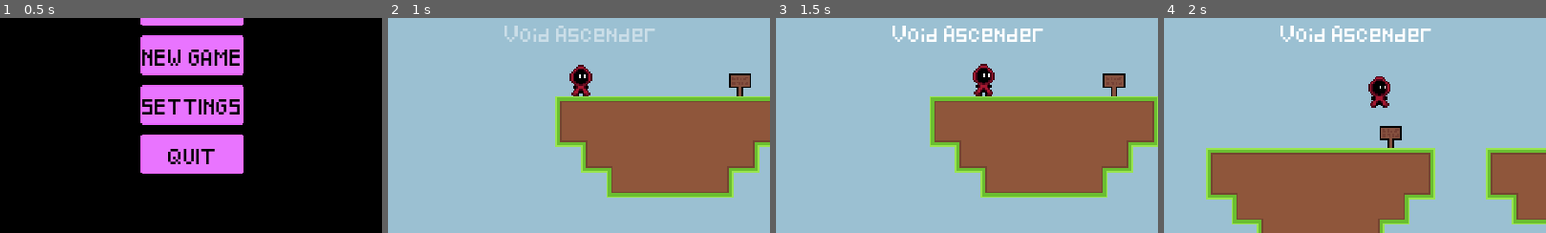
Above: before the commit, frames 1-4 (left to right).
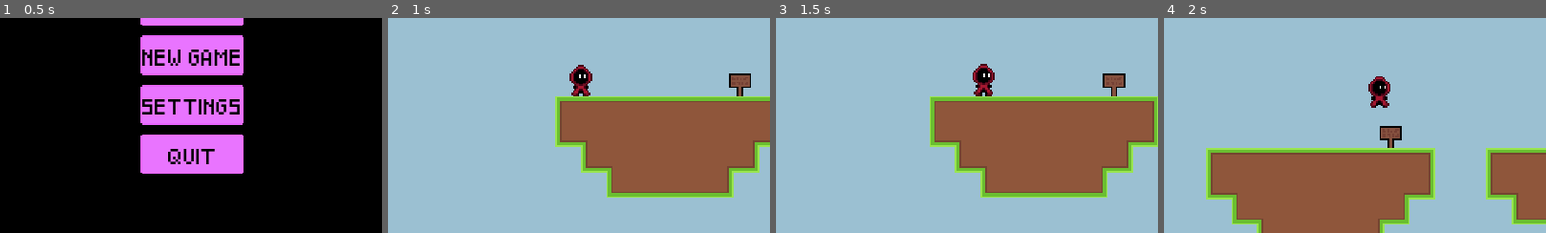
Above: after the commit, the same moments.

Repository: StormLight14/void-ascender
Game: Godot game, scene res://ui/menu/menu_ui.tscn
The game is run twice, just before and just after one commit, with the same random seed, the same clock (stepped at 60 frames per second) and the same inputs.
Inputs:
- Up to frame 1 (0.5 s): no input
- Up to frame 2 (1 s): click "NEW GAME" at 0.5 s
- Up to frame 3 (1.5 s): hold D (right) from 1.28 s (still down); hold Shift (climb) from 1.28 s (still down)
- Up to frame 4 (2 s): keep holding D (right); keep holding Shift (climb); tap Space (jump) at 1.52 s
The pictures show only the part of the screen within x 25-75%, y 36-86%; the shares and areas given below are measured in that part.

Frame 1 is identical in both runs. In frame 2, 1.1% of the frame differs, in the area x 30-70%, y 3-12%; in frame 3, 1.3%; in frame 4, 1.3%.
Error after the commit: Invalid access of index '0' on a base object of type: 'Array[String]'. (res://Global.gd:14)

Commit message:
separate event trigger nodes

Diff:
--- a/Global.gd
+++ b/Global.gd
@@ -10,7 +10,6 @@
 		get_tree().paused = false
 		%Sign.visible = false
 
-
 func broadcast(messages, seconds = 5, font_size = 8, offset = Vector2(0, -30)):
 	%BroadcastLabel.text = messages[0]
 	%BroadcastLabel.set("theme_override_font_sizes/font_size", font_size)
@@ -18,6 +17,9 @@
 	%BroadcastTimer.wait_time = seconds
 	%BroadcastTimer.start()
 	%AnimationPlayer.play("broadcast_fade_in")
+
+func show_hint(hint_message):
+	pass
 
 func show_sign_text(text):
 	%Sign.visible = true
--- /dev/null
+++ b/event_triggers/broadcast_trigger.gd
@@ -0,0 +1,15 @@
+extends Area2D
+
+@export var trigger_limit = 1
+@export var messages: Array[String] = []
+@export var broadcast_time = 0.0
+
+func _on_body_entered(body):
+	Global.broadcast(messages, broadcast_time) # messages, seconds, font size, offset
+
+	trigger_limit -= 1
+	if trigger_limit <= 0:
+		queue_free()
+
+func _on_area_entered(area):
+	pass # Replace with function body.
--- /dev/null
+++ b/event_triggers/broadcast_trigger.tscn
@@ -0,0 +1,16 @@
+[gd_scene load_steps=3 format=3 uid="uid://c0cblr6ryv046"]
+
+[ext_resource type="Script" path="res://event_triggers/broadcast_trigger.gd" id="1_sndq1"]
+
+[sub_resource type="RectangleShape2D" id="RectangleShape2D_w0o2w"]
+
+[node name="BroadcastTrigger" type="Area2D"]
+collision_mask = 8
+script = ExtResource("1_sndq1")
+
+[node name="CollisionShape2D" type="CollisionShape2D" parent="."]
+shape = SubResource("RectangleShape2D_w0o2w")
+debug_color = Color(0.955121, 0, 0.544875, 0.42)
+
+[connection signal="area_entered" from="." to="." method="_on_area_entered"]
+[connection signal="body_entered" from="." to="." method="_on_body_entered"]
--- /dev/null
+++ b/event_triggers/hint_trigger.gd
@@ -0,0 +1,14 @@
+extends Area2D
+
+@export var trigger_limit = 1
+@export var message = ""
+
+func _on_body_entered(body):
+	Global.show_hint(message)
+
+	trigger_limit -= 1
+	if trigger_limit <= 0:
+		queue_free()
+
+func _on_area_entered(area):
+	pass # Replace with function body.
--- a/level/event_trigger.tscn
+++ b/event_triggers/hint_trigger.tscn
@@ -1,14 +1,12 @@
-[gd_scene load_steps=3 format=3 uid="uid://c0cblr6ryv046"]
+[gd_scene load_steps=3 format=3 uid="uid://w8s234hitwx1"]
 
-[ext_resource type="Script" path="res://level/event_trigger.gd" id="1_sndq1"]
+[ext_resource type="Script" path="res://event_triggers/hint_trigger.gd" id="1_h7rdv"]
 
 [sub_resource type="RectangleShape2D" id="RectangleShape2D_w0o2w"]
 
-[node name="EventTrigger" type="Area2D"]
+[node name="HintTrigger" type="Area2D"]
 collision_mask = 8
-script = ExtResource("1_sndq1")
-event = "broadcast"
-str_args = Array[String](["Empty Broadcast"])
+script = ExtResource("1_h7rdv")
 
 [node name="CollisionShape2D" type="CollisionShape2D" parent="."]
 shape = SubResource("RectangleShape2D_w0o2w")
--- a/level/event_trigger.gd
+++ /dev/null
@@ -1,25 +0,0 @@
-extends Area2D
-
-@export var trigger_limit = 1
-@export var event = ""
-@export var str_args: Array[String]
-@export var num_args: Array[float]
-@export var vec2_args: Array[Vector2]
-
-func _on_body_entered(body):
-	match event:
-		"broadcast":
-			Global.broadcast(str_args, num_args[0]) # messages, seconds, font size, offset
-		"dialog":
-			#Dialogic.start(str_args[0])
-			pass
-		"hint":
-			Global.show_hint()
-	trigger_limit -= 1
-	if trigger_limit <= 0:
-		queue_free()
-
-func _on_area_entered(area):
-	match event:
-		"kill_area":
-			area.queue_free()
--- a/level/levels/level1.tscn
+++ b/level/levels/level1.tscn
@@ -3,7 +3,7 @@
 [ext_resource type="PackedScene" uid="uid://c8xrrjcryhhv" path="res://level/level.tscn" id="1_yoai8"]
 [ext_resource type="Texture2D" uid="uid://cgx8trbatcdeq" path="res://assets/backgrounds/sky_bg.png" id="2_jqxye"]
 [ext_resource type="PackedScene" uid="uid://bvtb88luepxkq" path="res://hazards/fireball/fireball_spawner.tscn" id="3_xpchf"]
-[ext_resource type="PackedScene" uid="uid://c0cblr6ryv046" path="res://level/event_trigger.tscn" id="4_ocxmj"]
+[ext_resource type="PackedScene" uid="uid://c0cblr6ryv046" path="res://event_triggers/broadcast_trigger.tscn" id="4_ocxmj"]
 [ext_resource type="PackedScene" uid="uid://q1446pk3jgsj" path="res://level/checkpoint.tscn" id="4_xwpf0"]
 [ext_resource type="PackedScene" uid="uid://cvyicici3u1vt" path="res://objects/sign.tscn" id="5_45vfy"]
 
@@ -34,15 +34,14 @@
 position = Vector2(48, -232)
 text = "Danger! Fireballs ahead."
 
-[node name="LevelTrigger" parent="EventTriggers" index="0" instance=ExtResource("4_ocxmj")]
+[node name="BroadcastTrigger" parent="EventTriggers" index="0" instance=ExtResource("4_ocxmj")]
 position = Vector2(0, 5)
-str_args = Array[String](["Level One"])
-num_args = Array[float]([7.0, 4.0])
-vec2_args = Array[Vector2]([Vector2(0, -30)])
+messages = Array[String](["Level One"])
+broadcast_time = 3.0
 
 [node name="Player" parent="." index="5"]
 position = Vector2(0, 5)
 
 [node name="TileMap" parent="." index="6"]
 rotation = -0.00228244
-layer_0/tile_data = PackedInt32Array(131071, 2, 0, 65536, 13 …(1813 unchanged characters)… 513, 65538, 0, -851977, 65538, 2, -851982, 131074, 2, -851983, 65538, 2, -917519, 65538, 0, -917518, 131074, 0, -917508, 2, 0, -851972, 2, 2, -851978, 2, 2, -917514, 2, 0, -851984, 2, 2, -917520, 2, 0, -1048559, 2, 0, -1048558, 131074, 0, -1048560, 65537, 1, -983024, 65537, 1, -1114095, 1, 0, -1114094, 1, 0, -1048557, 65537, 0, -983021, 65537, 0)
+layer_0/tile_data = PackedInt32Array(131071, 2, 0, 65536, 13 …(1813 unchanged characters)… 513, 65538, 0, -851977, 65538, 2, -851983, 131074, 2, -917519, 917506, 12, -917518, 393218, 3, -917508, 2, 0, -851972, 2, 2, -851978, 2, 2, -917514, 2, 0, -851984, 65538, 2, -917520, 65538, 0, -1048559, 2, 0, -1048558, 131074, 0, -1048560, 65537, 1, -983024, 65537, 1, -1114095, 1, 0, -1114094, 1, 0, -1048557, 65537, 0, -983021, 65537, 0, -917521, 983042, 9, -917522, 262146, 3, -851985, 2, 2)
--- a/level/levels/tutorial.tscn
+++ b/level/levels/tutorial.tscn
@@ -3,7 +3,8 @@
 [ext_resource type="PackedScene" uid="uid://c8xrrjcryhhv" path="res://level/level.tscn" id="1_qlds4"]
 [ext_resource type="Texture2D" uid="uid://cgx8trbatcdeq" path="res://assets/backgrounds/sky_bg.png" id="2_gbcy5"]
 [ext_resource type="PackedScene" uid="uid://cvyicici3u1vt" path="res://objects/sign.tscn" id="3_0xh6f"]
-[ext_resource type="PackedScene" uid="uid://c0cblr6ryv046" path="res://level/event_trigger.tscn" id="4_5mt8t"]
+[ext_resource type="PackedScene" uid="uid://c0cblr6ryv046" path="res://event_triggers/broadcast_trigger.tscn" id="4_5mt8t"]
+
 
 [node name="Level" instance=ExtResource("1_qlds4")]
 
--- a/objects/sign.tscn
+++ b/objects/sign.tscn
@@ -25,3 +25,4 @@
 position = Vector2(0, -14)
 
 [connection signal="body_entered" from="." to="." method="_on_body_entered"]
+[connection signal="body_exited" from="." to="." method="_on_body_exited"]
